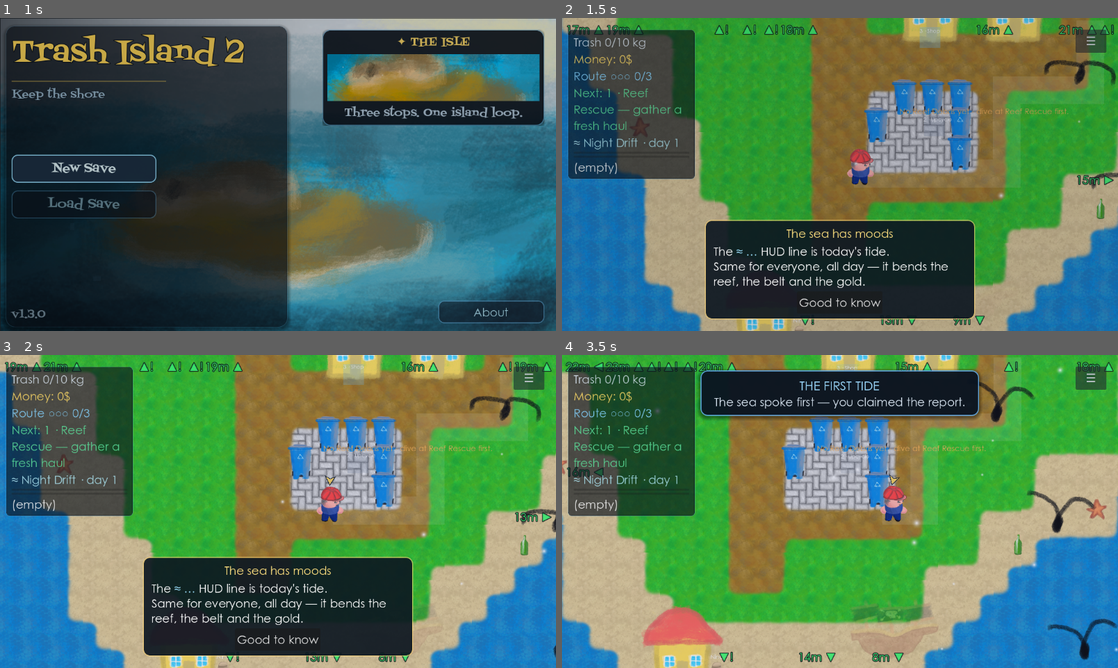
Above: before the commit, frames 1-4 (two rows, left to right).
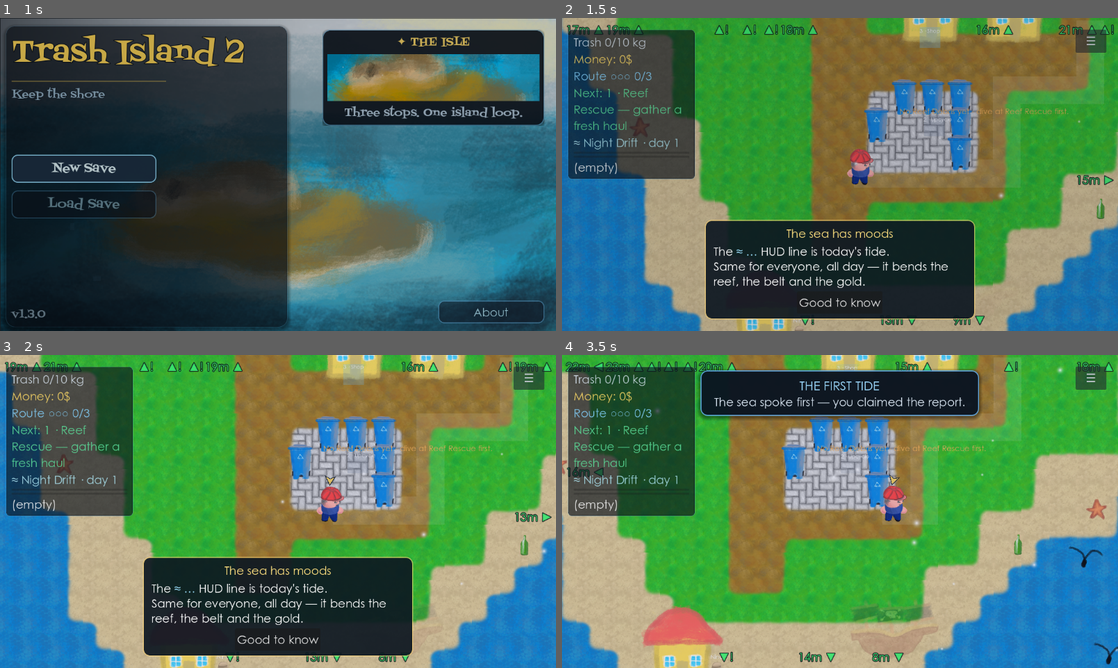
Above: after the commit, the same moments.

Repository: helloworld2540/isle2
Game: Godot game, scene res://scenes/main_menu.tscn
Two runs of this game, one before a commit and one after it. Both use one fixed random seed, a clock stepped at 60 frames per second and the inputs below.
Inputs (mouse positions are in pixels of both pictures, inside the frame that each line leads up to):
- Up to frame 1 (1 s): tap Enter (ui_accept) at 0.5, 0.77 s; move the mouse to (400, 158) at 0.52 s; tap Tab at 0.6 s; click (400, 158) at 0.67 s
- Up to frame 2 (1.5 s): tap Enter (ui_accept) at 1.07 s; click "☰" at 1.25 s
- Up to frame 3 (2 s): no input
- Up to frame 4 (3.5 s): click "Good to know" at 2 s; click "Let's clean up" at 2.75 s

Frame 1 is identical in both runs. In frame 2, 0.4% of the frame differs, in the area x 86-100%, y 13-55%; in frame 3, 0.5%; in frame 4, 1.1%, in the area x 75-100%, y 8-99%.

Commit message:
docs: [`world`] Docstring sweep: every script under scripts/ opens with a ## summary

Diff:
--- a/scenes/wm_gull.tscn
+++ b/scenes/wm_gull.tscn
@@ -4,5 +4,6 @@
 [ext_resource type="Script" uid="uid://e68l2in68ltc" path="res://scripts/wm_gull.gd" id="2_gull"]
 
 [node name="WorldGull" type="Sprite2D" unique_id=2014165673]
+scale = Vector2(0.5, 0.5)
 texture = ExtResource("1_gull")
 script = ExtResource("2_gull")
--- a/scenes/world.tscn
+++ b/scenes/world.tscn
@@ -1182,26 +1182,26 @@
 
 [node name="Gull1" parent="." unique_id=1232501547 instance=ExtResource("24_gull")]
 z_index = 5
-position = Vector2(900, -400)
+position = Vector2(1743, 52)
 
 [node name="Gull2" parent="." unique_id=1438993691 instance=ExtResource("24_gull")]
 z_index = 5
-position = Vector2(1200, 100)
+position = Vector2(1318, 301)
 
 [node name="Gull3" parent="." unique_id=1340969153 instance=ExtResource("24_gull")]
 z_index = 5
-position = Vector2(1500, 700)
+position = Vector2(877, 1015)
 
 [node name="Gull4" parent="." unique_id=1050413098 instance=ExtResource("24_gull")]
 z_index = 5
-position = Vector2(1100, 1300)
+position = Vector2(1418, 750)
 
 [node name="SeaSparkles" parent="." unique_id=262372736 instance=ExtResource("25_sparkles")]
 amount = 200
 emission_rect_extents = Vector2(3500, 2800)
 
 [node name="SeaBoat" parent="." unique_id=340776037 instance=ExtResource("26_boat")]
-position = Vector2(-597, 1308)
+position = Vector2(-594, 1263)
 
 [node name="HarborAmbience" parent="." unique_id=2134128747 instance=ExtResource("27_harbor")]
 
--- a/scripts/game_state.gd
+++ b/scripts/game_state.gd
@@ -1,4 +1,7 @@
 extends Node
+
+## Autoload (GameState): shared cross-scene state — score, inventory,
+## upgrades, bests, achievements and the save codec (SAVE_SCHEMA).
 
 # Shared cross-scene progress. Lives as an autoload (GameState).
 const DEFAULT_TRASH_TYPES: Array[String] = ["Polyethylene", "Polypropylene", "Glass", "Nylon", "Reef Debris"]
--- a/scripts/main_menu.gd
+++ b/scripts/main_menu.gd
@@ -1,5 +1,8 @@
 extends Control
 class_name MainMenu
+
+## The front door: New Save / Load Save / Quit, the island vista with
+## ambient motes, version stamp and the keeper's one-line motto.
 
 @onready var new_save_button: Button = $LeftColumn/Buttons/NewSaveButton
 @onready var load_save_button: Button = $LeftColumn/Buttons/LoadSaveButton
--- a/scripts/reef_rescue.gd
+++ b/scripts/reef_rescue.gd
@@ -1,5 +1,8 @@
 extends Node2D
 class_name ReefRescue
+
+## Reef Rescue: steer the drone through the water column, suck up
+## debris, dodge fish — three bumps end the dive.
 const FxSparkle := preload("res://scripts/fx_sparkle.gd")
 const FishCatalog := preload("res://scripts/fish_catalog.gd")
 
--- a/scripts/rr_fish.gd
+++ b/scripts/rr_fish.gd
@@ -1,5 +1,8 @@
 extends Node2D
 class_name Fish
+
+## One drifting spawn in Reef Rescue — garbage or a fish — with its
+## sprite, weight and drift speed; owns its off-screen edge marker.
 
 const GARBAGE := {
 	"trash_net.png": 35,
--- a/scripts/shop_menu.gd
+++ b/scripts/shop_menu.gd
@@ -1,5 +1,9 @@
 extends Node2D
 class_name ShopMenu
+
+## The harbor shop counter: sell materials (Sell 1/5/All, bulk bonus),
+## buy sinks, undo the last sale atomically, and the tide tip for
+## tomorrow's foresight.
 
 const NOTIFICATION_QUEUE := preload("res://scenes/ui/notification_queue.tscn")
 const RECEIPT_STACK_SCENE := preload("res://scenes/ui/receipt_stack.tscn")
--- a/scripts/stats_menu.gd
+++ b/scripts/stats_menu.gd
@@ -1,5 +1,8 @@
 extends Control
 class_name StatsMenu
+
+## The stats/journal page: lifetime economy, reef and bench records,
+## the Reef Registry, bottle catalogue, tides almanac and achievements.
 
 const SCENE_MAIN_MENU: String = "res://scenes/main_menu.tscn"
 const DIALOGUE_SCENE: PackedScene = preload("res://scenes/ui/npc_dialogue.tscn")
--- a/scripts/u_trash.gd
+++ b/scripts/u_trash.gd
@@ -1,5 +1,8 @@
 extends Node2D
 class_name Trash
+
+## One belt item on the Upcycle bench: carries a material (from the
+## sprite TRASH_MAP), its unit size, and an optional golden tint.
 
 const TRASH_MAP := {
 	# Grants are sized to ~25–50% of a fresh 10 kg bag so one sort never
--- a/scripts/ui/notification_queue.gd
+++ b/scripts/ui/notification_queue.gd
@@ -1,5 +1,8 @@
 extends CanvasLayer
 class_name HUDNotificationQueue
+
+## Bottom-centre toast queue: short-lived labels one at a time, lifted
+## above any bottom card (tutorial hints) and clear of corner panels.
 # Lightweight HUD notification queue utility. Add as child or autoload; shows
 # short-lived labels one at a time in a bottom-centre lane — 24 px off the
 # screen edge, clear of the corner HUD panels, and lifted above any
--- a/scripts/upcycle.gd
+++ b/scripts/upcycle.gd
@@ -1,5 +1,8 @@
 extends Node2D
 class_name Upcycle
+
+## The Upcycle bench: a belt of items to sort into material bins by
+## swiping; each correct sort burns one Reef Debris and banks score.
 
 const NOTIFICATION_QUEUE := preload("res://scenes/ui/notification_queue.tscn")
 const PATH_FOLLOW := preload("res://scenes/ui/path_follow2_d.tscn")
--- a/scripts/wm_camera_grid.gd
+++ b/scripts/wm_camera_grid.gd
@@ -1,4 +1,7 @@
 extends Camera2D
+
+## World-map camera: top-level, deadzoned follow with lerp so the map
+## scrolls smoothly behind the islander instead of snapping per cell.
 
 @export var deadzone_width: float = 128.0 * 8.0
 @export var deadzone_height: float = 128.0 * 5.0
--- a/scripts/wm_debug_walkable_overlay.gd
+++ b/scripts/wm_debug_walkable_overlay.gd
@@ -1,4 +1,7 @@
 extends TileMapLayer
+
+## Debug-only overlay that prints the walkable TileMap cells for the
+## BFS pathfinder — not shown in normal play.
 
 func _ready() -> void:
 	await get_tree().process_frame
--- a/scripts/wm_menu.gd
+++ b/scripts/wm_menu.gd
@@ -1,5 +1,8 @@
 extends CanvasLayer
 class_name WorldMenu
+
+## The island menu (☰): volume sliders, reduced motion, upgrades bought
+## with trash, and the settings/about entries for the world map.
 
 const NOTIFICATION_QUEUE := preload("res://scenes/ui/notification_queue.tscn")
 const FxSparkle := preload("res://scripts/fx_sparkle.gd")
--- a/scripts/wm_npc.gd
+++ b/scripts/wm_npc.gd
@@ -1,5 +1,9 @@
 extends Area2D
 class_name WorldNPC
+
+## A named islander on the world map: dialogue, first-visit gift and
+## two-tier material quests; optional milestone beats (achievement
+## id → line) for story awareness.
 
 @export_group("NPC Identity")
 @export var npc_id: String = "npc_1"
--- a/scripts/wm_player.gd
+++ b/scripts/wm_player.gd
@@ -1,4 +1,7 @@
 extends CharacterBody2D
+
+## The islander on the world map: tap-to-move with BFS pathfinding on
+## walkable tiles, walk/idle animations and tide-aware movement.
 
 @export var MOVE_TIME := 0.3
 
--- a/scripts/wm_progress.gd
+++ b/scripts/wm_progress.gd
@@ -1,5 +1,8 @@
 extends CanvasLayer
 class_name WorldProgress
+
+## The world HUD progress card: Deep Cache bar, circuit bonus tracker
+## and the ≈ tide line, plus route advice for the next stop.
 
 const RouteAdvisor := preload("res://scripts/route_advisor.gd")
 
Not shown, changed: overnight_sprint.txt
Not shown: 1 places in scenes/world.tscn that only renumber resources
